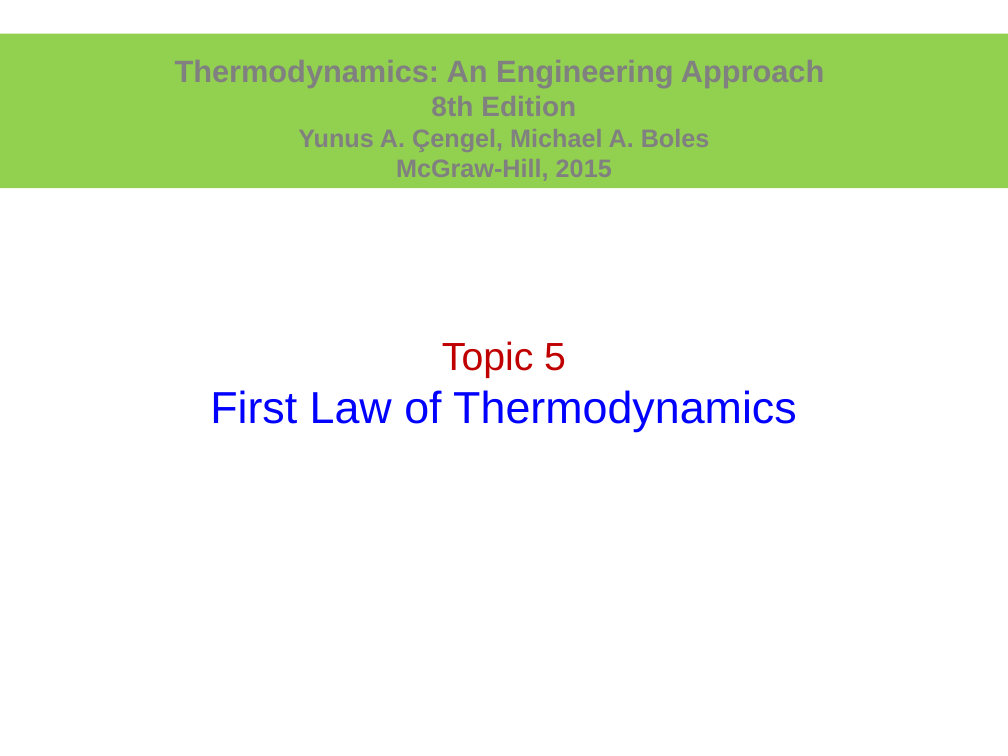
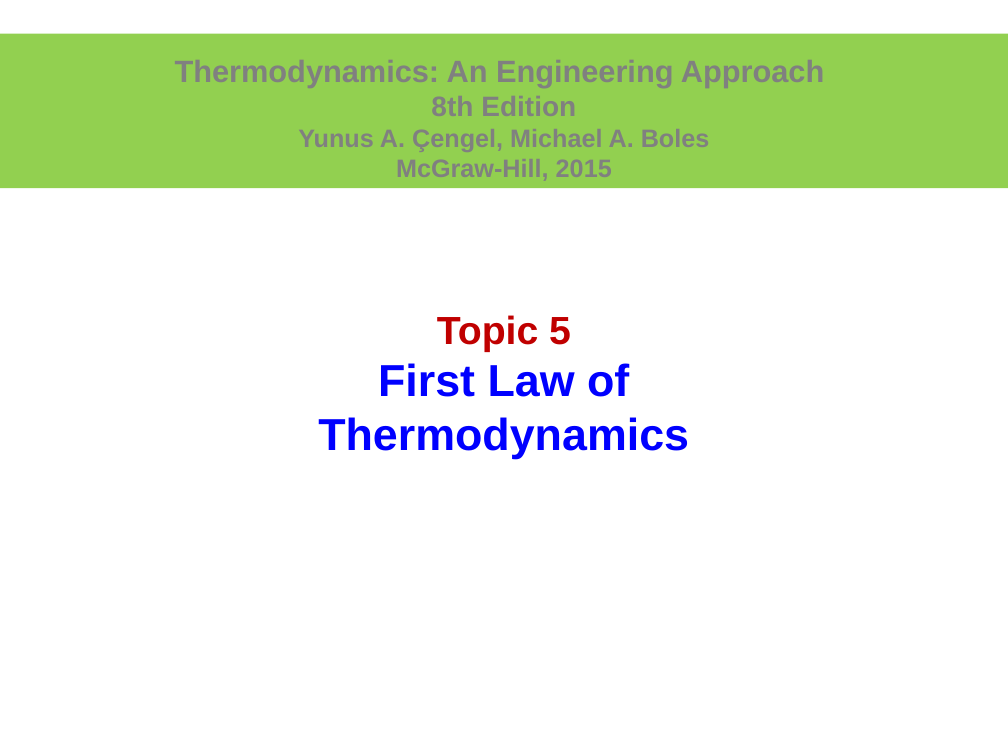
Before and after one commit to longapalooza/ENGR222_222, a slide deck: slide 1 of 05.First Law of Thermodynamics.pptx. Drawn at 1008x756 pixels with LibreOffice and Linux fonts; fonts in the diff are those of the drawing. Boxes give left, top, right and bottom in pixels: in the first picture for what was removed or moved away, otherwise in the second. Text is boxed around its words. In the diff, an @@ line names an element or a change of style, - is before the commit and + after.

```diff
--- a/05.First Law of Thermodynamics.pptx
+++ b/05.First Law of Thermodynamics.pptx
@@ title "Topic 5 First Law of ..." at <box>318,315,689,459</box>: bold on @@
```
